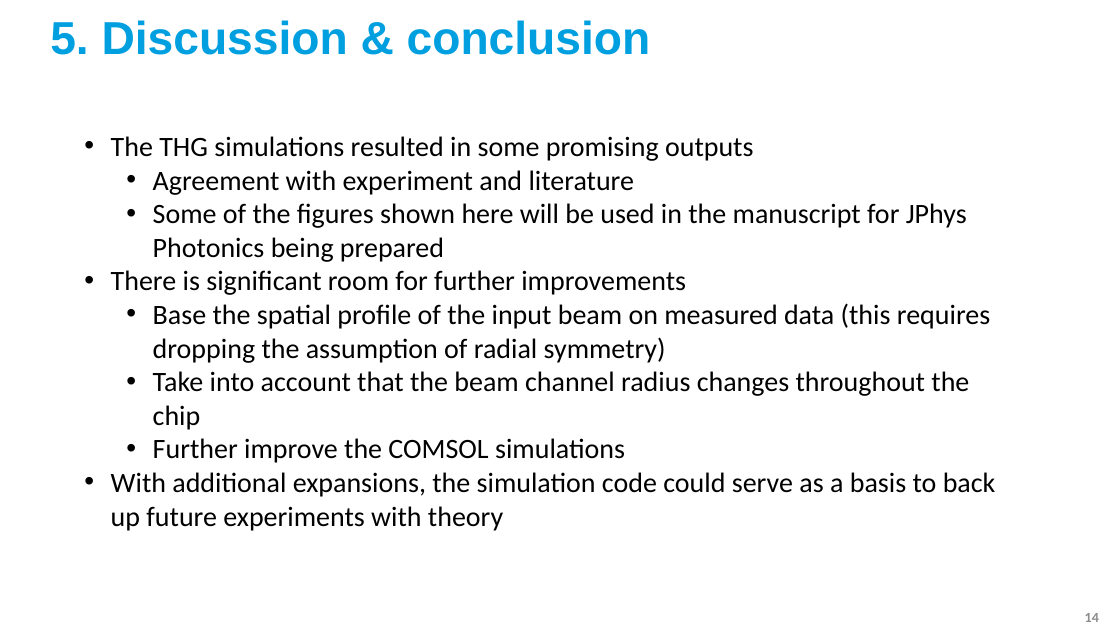
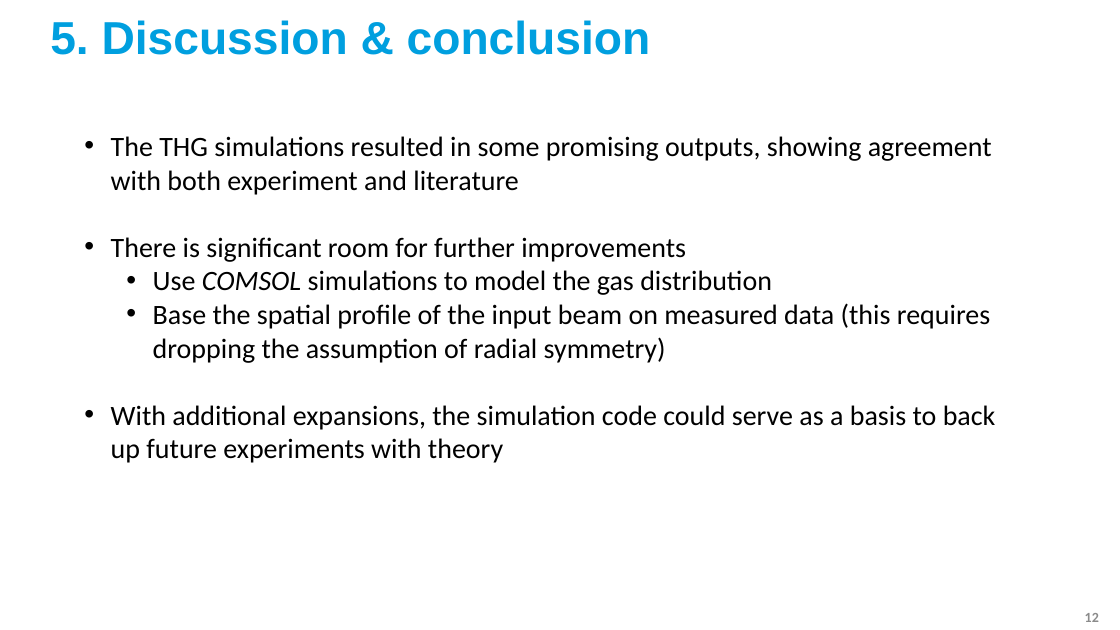
Before and after one commit to david-f-amorim/Simulating-THG-of-few-femtosecond-pulses-in-a-noble-gas-, a slide deck: slide 12 of presentations/DESY - Final Presentation (fixed).pptx (slide 14 before the commit). Drawn at 1120x630 pixels with LibreOffice and Linux fonts; fonts in the diff are those of the drawing; background and template pictures are left out. Boxes give left, top, right and bottom in pixels: in the first picture for what was removed or moved away, otherwise in the second. Text is boxed around its words. In the diff, an @@ line names an element or a change of style, - is before the commit and + after.

```diff
--- a/presentations/DESY - Final Presentation (fixed).pptx
+++ b/presentations/DESY - Final Presentation (fixed).pptx
@@ text at <box>111,136,992,195</box>: text changed @@
-• The THG simulations resulted in some promising outputs
-  • Agreement with experiment and literature
-  • Some of the figures shown here will be used in the manuscript for JPhys Photonics being prepared
+• The THG simulations resulted in some promising outputs, showing agreement with both experiment and literature
@@ text at <box>153,270,772,295</box>: paragraph added @@
+  • Use COMSOL simulations to model the gas distribution
@@ text at <box>153,371,969,463</box>: paragraphs removed @@
-  • Take into account that the beam channel radius changes throughout the chip
-  • Further improve the COMSOL simulations
@@ page number at <box>1085,613,1099,622</box>: text changed @@
-14
+12
```
Also in this commit, not shown: 9 other slides changed, 2 slides added, 4 slides removed, 8 other files.
